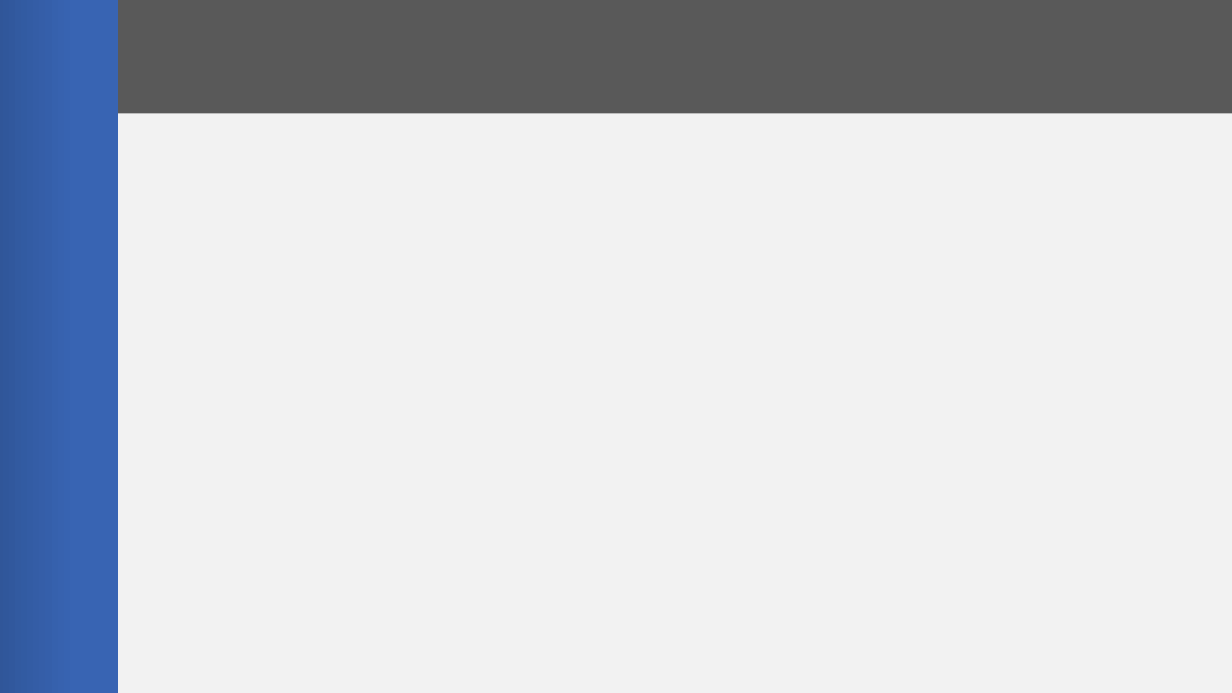
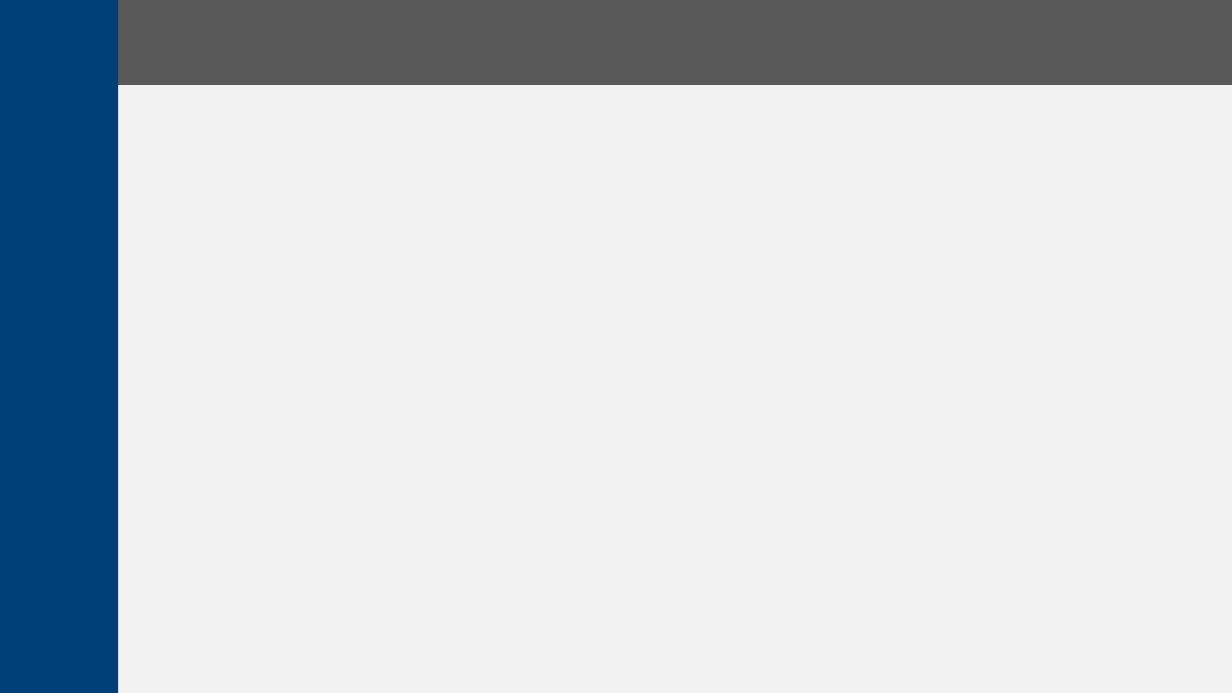
Before and after one commit to tomseeber/sales-powerbi-analysis, a slide deck: slide 1 of design notes/powerbi_template.pptx. Drawn at 1232x693 pixels with LibreOffice and Linux fonts; fonts in the diff are those of the drawing. Boxes give left, top, right and bottom in pixels: in the first picture for what was removed or moved away, otherwise in the second. Text is boxed around its words. In the diff, an @@ line names an element or a change of style, - is before the commit and + after.

```diff
--- a/design notes/powerbi_template.pptx
+++ b/design notes/powerbi_template.pptx
@@ rectangle: place and size @@
-rectangle at (0,0,1232,692)
+rectangle at (0,9,1232,693)
@@ rectangle at (0,0,117,693): fill gradient #3864B3 to #2F5597 to #2C4F8C to #004079 @@
@@ rectangle: place and size @@
-rectangle at (95,0,1232,113)
+rectangle at (95,0,1232,85)
```
Also in this commit, not shown: 7 other files.
